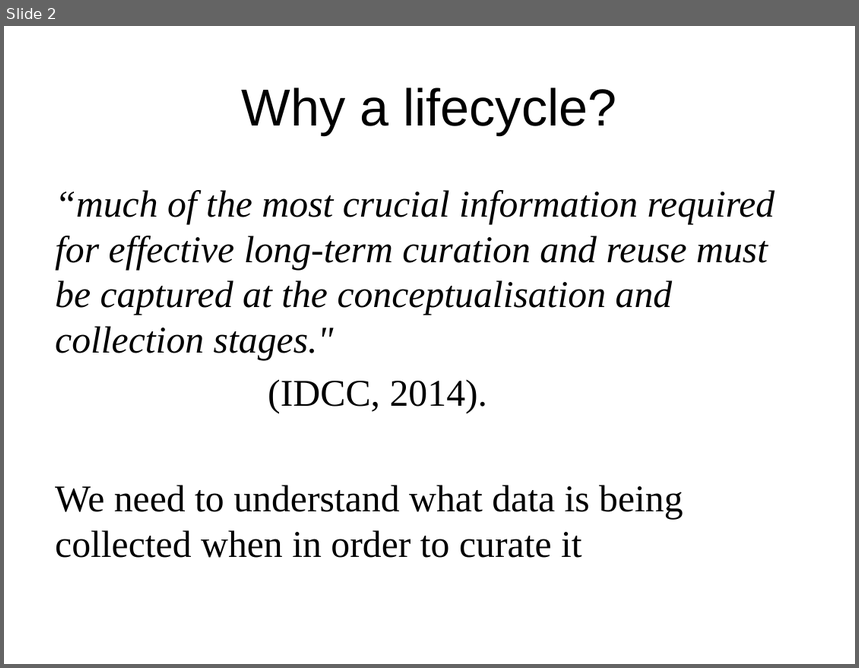
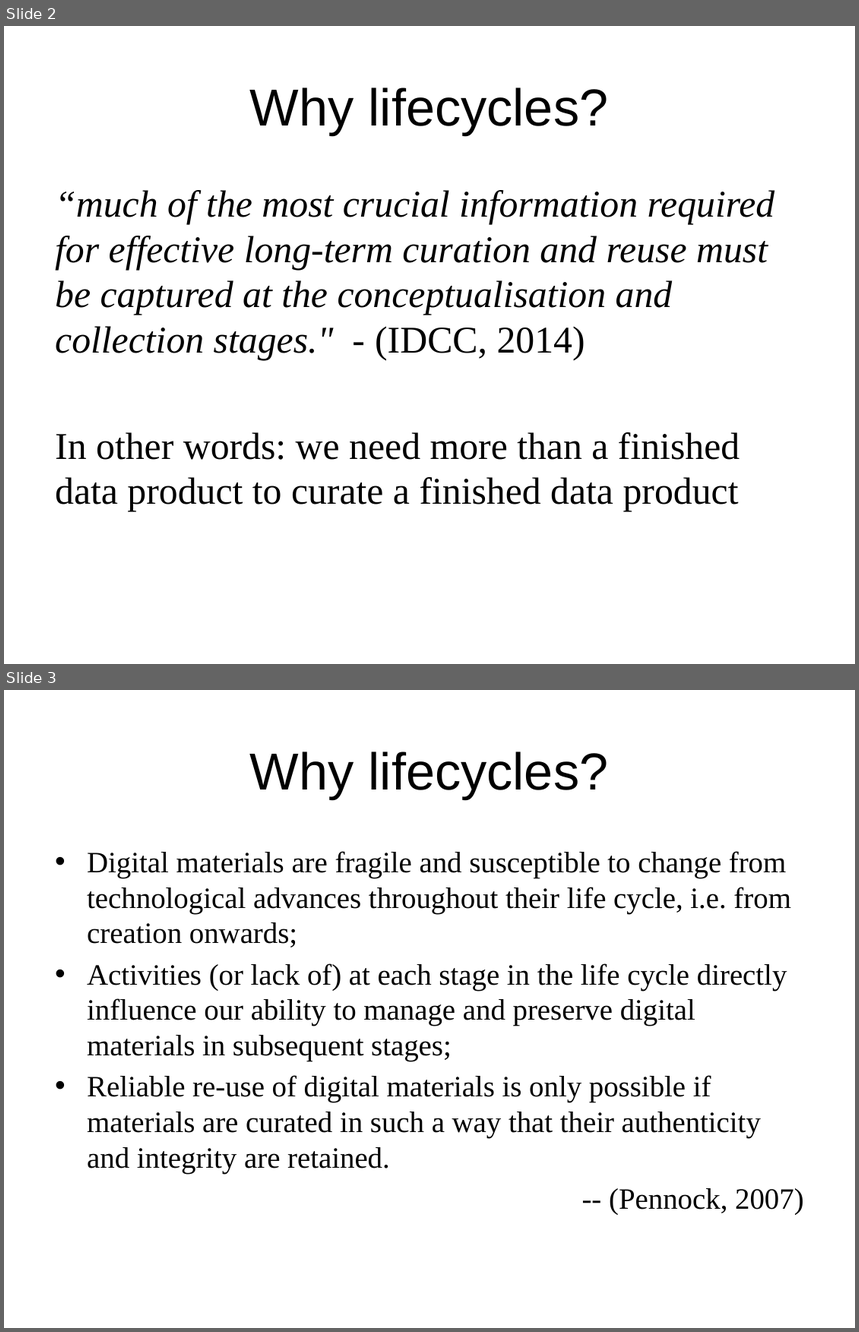
Before and after one commit to DataCurationWorkshop/HongKongCurationWorkshop, a slide deck: Day_1/Lectures/Day_1_Lecture_LifeCyclesIntro.pptx. Shown one above the other, each under a label of ours: slide 2 before the commit, slides 2 and 3 after it. The pictures are 859x668 and 859x1332 pixels, drawn with LibreOffice and Linux fonts; fonts in the diff are those of the drawing; background and template pictures are left out. Boxes give left, top, right and bottom in pixels: in the first picture for what was removed or moved away, otherwise in the second. Text is boxed around its words. In the diff, an @@ line names an element or a change of style, - is before the commit and + after.

```diff
--- a/Day_1/Lectures/Day_1_Lecture_LifeCyclesIntro.pptx
+++ b/Day_1/Lectures/Day_1_Lecture_LifeCyclesIntro.pptx
@@ slide 3 added at [4, 690, 855, 1328], background #FFFFFF @@
@@ title added at [250, 752, 609, 799], 44 pt, text #000000 @@
+Why lifecycles?
@@ text added at [87, 851, 804, 1215], 25 pt, text #000000 @@
+• Digital materials are fragile and susceptible to change from technological advances throughout their life cycle, i.e. from creation onwards;
+• Activities (or lack of) at each stage in the life cycle directly influence our ability to manage and preserve digital materials in subsequent stages;
+• Reliable re-use of digital materials is only possible if materials are curated in such a way that their authenticity and integrity are retained.
+-- (Pennock, 2007)
@@ slide 2 changed as well @@
@@ title at [250, 88, 609, 135]: text changed @@
-Why a lifecycle?
+Why lifecycles?
@@ text at [55, 190, 775, 512]: text changed @@
-“much of the most crucial information required for effective long-term curation and reuse must be captured at the conceptualisation and collection stages."
-(IDCC, 2014).
-We need to understand what data is being collected when in order to curate it
+“much of the most crucial information required for effective long-term curation and reuse must be captured at the conceptualisation and collection stages." - (IDCC, 2014)
+In other words: we need more than a finished data product to curate a finished data product
```
Also in this commit, not shown: 4 other slides changed, 25 other slides added, 1 slide removed, 2 other files.
